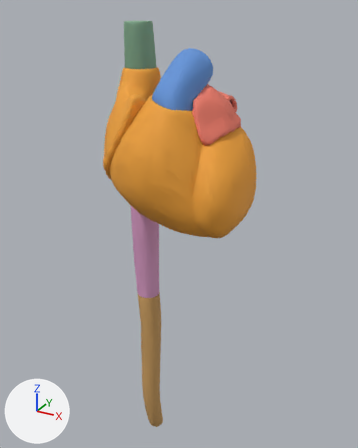
The glTF model public/organs-atlas/heart.glb, before and after one commit.
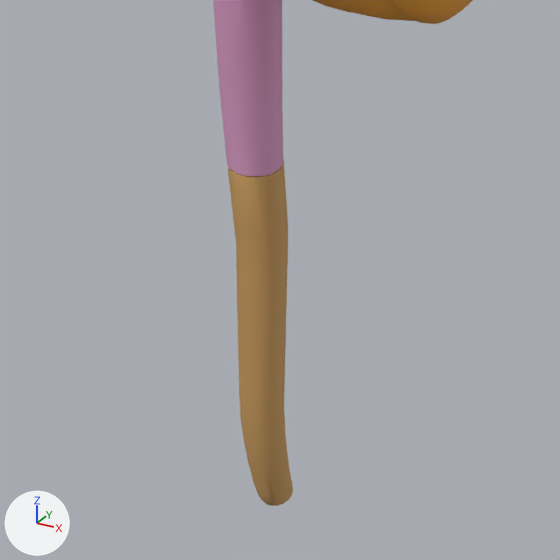
Old and new are each drawn whole from a 50 mm lens placed at (0.911, -1.672, 1.051), pointed at (-0.045, 0.067, 0.182) and again close up on the part from 14% to 75% of the width and 51% to 100% of the height. Lighting does not change. The marker at lower left points along +X, +Y and +Z. The last two pictures show the newer version.

In view in the first close-up: 'Inferior vena cava', 'Inferior vena cava.001', 'Wall of ventricle'.
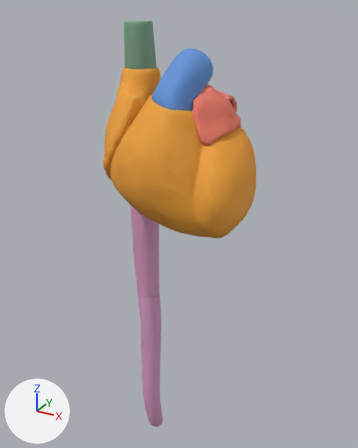
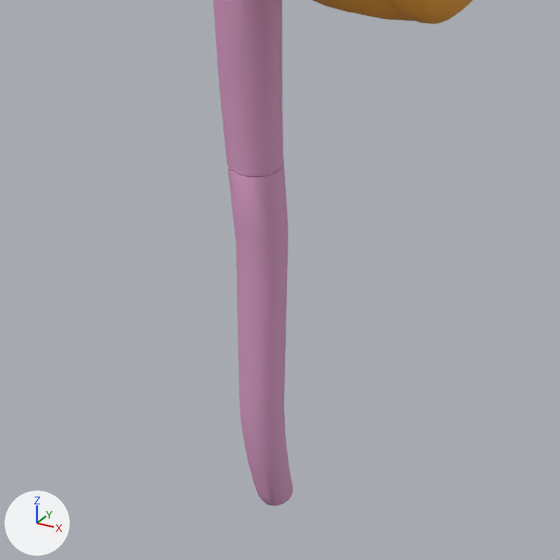
Where the change shows, as pixel boxes [x1, y1, x2, y2] in the close-ups (560 x 560 px):
'Inferior vena cava.001', recoloured (orange to pink)
    both: [227, 161, 293, 506]

Edits to the bpy script that builds the scene:
```text
Change mat_inferior_vena_cava_001:
    mat_inferior_vena_cava_001.base_color: (0.573, 0.33, 0.111) -> (0.694, 0.334, 0.56)  # orange #c79b5e -> pink #d99cc5
```
